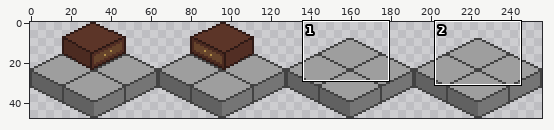
File history of a pixel-art file, shelf-sprite.aseprite. Above: a wide view before the commit, with the close-up outlined.
Close-up. Earlier state:
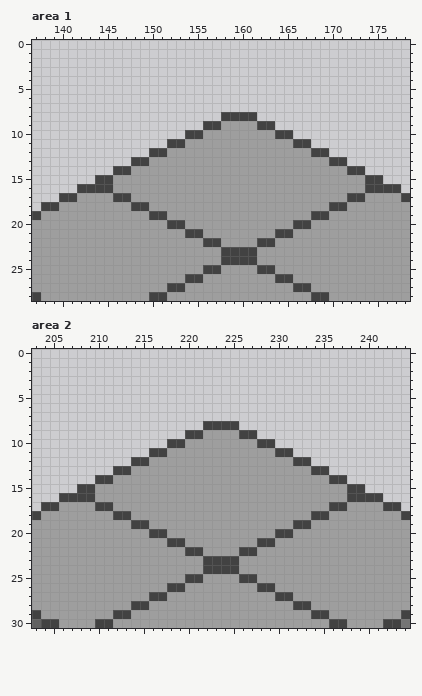
256x48 pixels, 1 frame. Shown: area 1: x 137..178, y 0..28; area 2: x 203..244, y 0..30.
The same view after the edit:
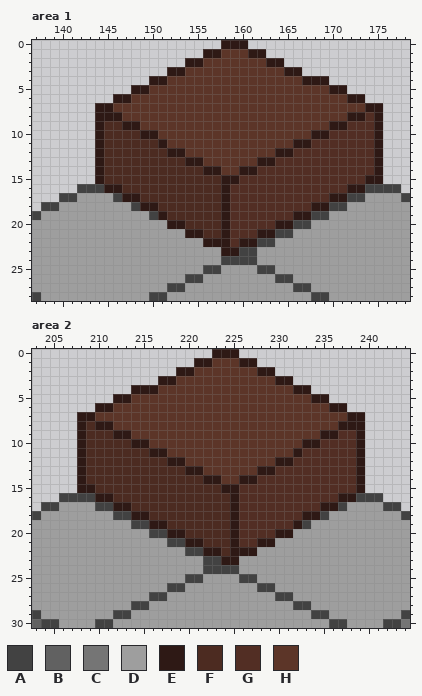
Palette (. is transparent): A #424242  B #616161  C #757575  D #9e9e9e  E #2e1915  F #4c2b21  G #522e24  H #5c3528
Commit message: Shelf back view
Changes in this commit:
Changed rows in their new state; - is an unchanged pixel.
Area 1, layer "Layer 2":
first column x 144:
 0 --------------EEE---------------
 1 ------------EEHHHEE-------------
 2 ----------EEHHHHHHHEE-----------
 3 --------EEHHHHHHHHHHHEE---------
 4 ------EEHHHHHHHHHHHHHHHEEE------
 5 ----EEHHHHHHHHHHHHHHHHHHHHEE----
 6 --EEHHHHHHHHHHHHHHHHHHHHHHHHEE--
 7 EEHHHHHHHHHHHHHHHHHHHHHHHHHHHHEE
 8 EEEHHHHHHHHHHHHHHHHHHHHHHHHHEEGE
 9 EFFEEHHHHHHHHHHHHHHHHHHHHHEEGGGE
10 EFFFFEEHHHHHHHHHHHHHHHHHEEGGGGGE
11 EFFFFFFEHHHHHHHHHHHHHHEEGGGGGGGE
12 EFFFFFFFEEHHHHHHHHHHEEGGGGGGGGGE
13 EFFFFFFFFFEEHHHHHHEEGGGGGGGGGGGE
14 EFFFFFFFFFFFEEHHEEGGGGGGGGGGGGGE
15 EFFFFFFFFFFFFFEEGGGGGGGGGGGGGGEE
16 -EEFFFFFFFFFFFEGGGGGGGGGGGGGEE--
17 ---EEFFFFFFFFFEGGGGGGGGGGGEE----
18 -----EEFFFFFFFEGGGGGGGGGEE------
19 -------EFFFFFFEGGGGGGGEE--------
20 --------EEFFFFEGGGGGEE----------
21 ----------EEFFEGGGEE------------
22 ------------EEEGEE--------------
23 --------------EE----------------
Area 2, layer "Layer 2":
first column x 208:
 0 ---------------EEE--------------
 1 -------------EEHHHEE------------
 2 -----------EEHHHHHHHEE----------
 3 ---------EEHHHHHHHHHHHEE--------
 4 ------EEEHHHHHHHHHHHHHHHEE------
 5 ----EEHHHHHHHHHHHHHHHHHHHHEE----
 6 --EEHHHHHHHHHHHHHHHHHHHHHHHHEE--
 7 EEHHHHHHHHHHHHHHHHHHHHHHHHHHHHEE
 8 EFEEHHHHHHHHHHHHHHHHHHHHHHHHHEEE
 9 EFFFEEHHHHHHHHHHHHHHHHHHHHHEEGGE
10 EFFFFFEEHHHHHHHHHHHHHHHHHEEGGGGE
11 EFFFFFFFEEHHHHHHHHHHHHHHEGGGGGGE
12 EFFFFFFFFFEEHHHHHHHHHHEEGGGGGGGE
13 EFFFFFFFFFFFEEHHHHHHEEGGGGGGGGGE
14 EFFFFFFFFFFFFFEEHHEEGGGGGGGGGGGE
15 EEFFFFFFFFFFFFFFEEGGGGGGGGGGGGGE
16 --EEFFFFFFFFFFFFFEGGGGGGGGGGGEE-
17 ----EEFFFFFFFFFFFEGGGGGGGGGEE---
18 ------EEFFFFFFFFFEGGGGGGGEE-----
19 --------EEFFFFFFFEGGGGGGE-------
20 ----------EEFFFFFEGGGGEE--------
21 ------------EEFFFEGGEE----------
22 --------------EEFEEE------------
23 ----------------EE--------------
